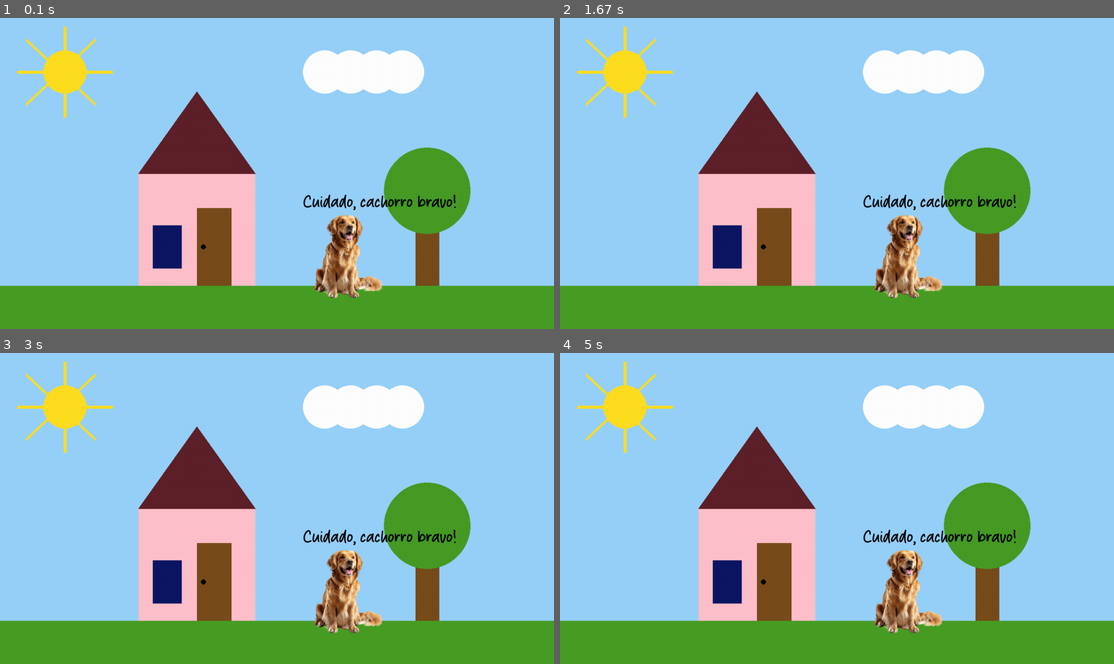
Above: before the commit, frames 1-4 (two rows, left to right).
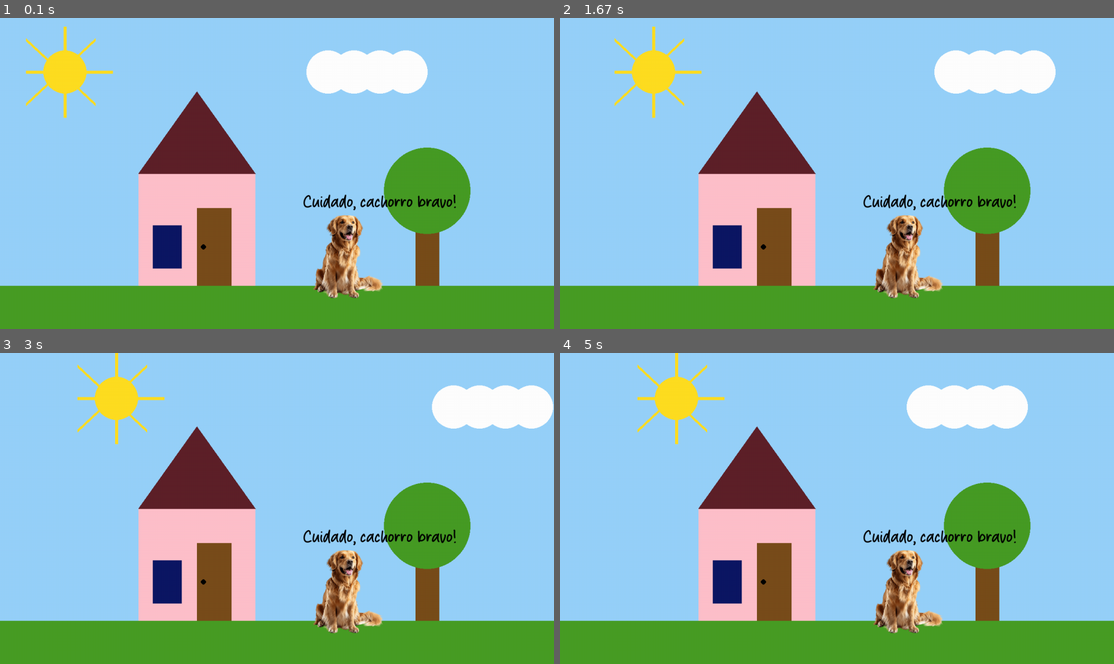
Above: after the commit, the same moments.

Repository: biasferr/intro-ao-pygame
Game: pygame game, started from casinha.py
The game is run twice, just before and just after one commit, with the same random seed, the same clock (stepped at 60 frames per second) and the same inputs.
Inputs (mouse positions are in pixels of both pictures, inside the frame that each line leads up to):
- Up to frame 1 (0.1 s): no input
- Up to frame 2 (1.67 s): press the mouse at (814, 185) at 0.37 s; move the mouse to (914, 176) at 0.47 s; release the mouse at (1014, 164) at 0.6 s; press the mouse at (814, 185) at 0.7 s; move the mouse to (759, 182) at 0.8 s; release the mouse at (704, 176) at 0.93 s; press the mouse at (814, 185) at 1.03 s; move the mouse to (742, 157) at 1.13 s; release the mouse at (665, 126) at 1.27 s; hold Right from 1.33 s (still down)
- Up to frame 3 (3 s): release Right at 1.8 s; hold Up 1.83-2.13 s; hold Right 2.17-2.63 s; hold Left from 2.67 s (still down)
- Up to frame 4 (5 s): release Left at 3.2 s; hold Down 3.23-3.53 s; hold Left 3.57-3.97 s; hold Up 4-4.37 s; hold Right from 4.4 s (still down)

The runs differ from the first frame. In frame 1, 0.3% of the frame differs, in the area x 3-78%, y 10-25%; in frame 2, 5.3%; in frame 3, 7.8%, in the area x 3-100%, y 0-33%; in frame 4, 4.6%.

Commit message:
atualizando casinha ultimate

Diff:
--- a/casinha.py
+++ b/casinha.py
@@ -10,8 +10,9 @@
 cachorro_font= font.Font("Shelter Coffee.otf", 40)
 
 #carregar musica
-mixer.music.load("still-into-you.mp3")
-mixer.music.play(-1)
+
+#audio_tarde = mixer.music.load("still-into-you.mp3")
+#mixer.music.play(-1)
 
 
 window = display.set_mode((1280,720))
@@ -27,6 +28,16 @@
 nuvem_y= 125
 velocidade_nuvem= 100
 background_color= (151, 209, 250)
+sol_x= 150
+sol_y= 125
+velocidade_sol = 200
+manha = (151,209,250)
+tarde = (255, 177, 94)
+noite = (39, 17, 145)
+background_color = (151,209,250)
+estagio = 'manhã'
+
+
 
 while True:
     clock.tick(60)
@@ -35,43 +46,100 @@
         if ev.type == QUIT:
             quit()
             sys.exit()
-        if ev.type == KEYDOWN:
-            tecla = ev.key
-            if background_color == (151,209,250):
-                if tecla == K_SPACE:
-                    background_color = (255, 177, 94)
-            elif background_color == (255, 177, 94):
-                if tecla == K_SPACE:
-                    background_color == (39, 17, 145)
-            elif background_color == (39, 17, 145):
-                if tecla == K_SPACE:
-                    background_color = (151,209,250)
+        if ev.type == MOUSEBUTTONUP:
+            if ev.button == 1:
+                if estagio == 'manhã':
+                    mixer.music.load ("manhã.mp3")
+                    mixer.music.play(-1)
+                    estagio = 'tarde'
+                elif estagio == 'tarde':
+                    mixer.music.load ("tarde.mp3")
+                    mixer.music.play(-1)
+                    estagio = 'noite'
+                elif estagio == 'noite':
+                    mixer.music.load ("noite.mp3")
+                    mixer.music.play (-1)
+                    estagio = 'manhã'
+
+        # if ev.type == KEYDOWN:
+        #     tecla = ev.key
+        #     if background_color == (151,209,250):
+        #         if tecla == K_SPACE:
+        #             background_color = (255, 177, 94)
+        #     elif background_color == (255, 177, 94):
+        #         if tecla == K_SPACE:
+        #             background_color == (39, 17, 145)
+        #     elif background_color == (39, 17, 145):
+        #         if tecla == K_SPACE:
+        #             background_color = (151,209,250)
 
 
-
-    window.fill(background_color)
 
     ##movimentos
     dt= clock.get_time()/1000
     keys= key.get_pressed()
+    mousee = mouse.get_pressed()
+
+    # mudança de audio
 
 
-    # if keys[K_RIGHT]:
-    #     nuvem_x = nuvem_x + velocidade_nuvem * dt
-    # elif keys[K_LEFT]:
-    #     nuvem_x= nuvem_x - velocidade_nuvem * dt
+    #movimento sol
+    if keys[K_RIGHT]:
+        if sol_x >= 1175:
+            sol_x= 1175
+        else:
+            sol_x = sol_x + velocidade_sol * dt
+    elif keys[K_LEFT]:
+        if sol_x <= 100:
+            sol_x = 100
+        else:
+            sol_x= sol_x - velocidade_sol * dt
+    elif keys[K_UP]:
+        if sol_y <= 105:
+            sol_y= 105
+        else:
+            sol_y= sol_y - velocidade_sol * dt
+    elif keys[K_DOWN]:
+        if sol_y >= 740:
+            sol_y= 740
+        else:
+            sol_y= sol_y + velocidade_sol * dt
+
+    #mudança de cor do céu
+    if sol_y < 350:
+        background_color = manha
+    elif sol_y < 650:
+        background_color = tarde
+    else:
+        background_color = noite
 
     #movimento da nuvem
-    nuvem_x_ida = nuvem_x + velocidade_nuvem * dt
-    nuvem_x_volta = - (nuvem_x + velocidade_nuvem * dt)
-    if nuvem_x > 1050:
-        nuvem_x_volta
+    nuvem_x = nuvem_x + velocidade_nuvem * dt
+    if nuvem_x >= 1050:
+        velocidade_nuvem = velocidade_nuvem * (-1)
+    elif nuvem_x <= 50:
+        velocidade_nuvem = velocidade_nuvem * (-1)
 
-    elif nuvem_x <50:
-        nuvem_x= 50
 
 
     ##desenhos
+    window.fill(background_color)
+
+    #desenhar sol
+    draw.circle(window, (255,222,33), (sol_x,sol_y),(50))
+    draw.line(window,(255,222,33),(sol_x,sol_y + 105), (sol_x,sol_y - 105),(7))
+    draw.line(window,(255,222,33), (sol_x - 90,sol_y), (sol_x + 110,sol_y),(7))
+    draw.line(window, (255,222,33),(sol_x - 90, sol_y - 75), (sol_x + 70,sol_y + 75),(7))
+    draw.line(window, (255,222,33),(sol_x + 70, sol_y - 75), (sol_x - 90,sol_y + 75),(7))
+
+
+    #desenhar nuvem
+    draw.circle(window,(255,255,255),(nuvem_x,nuvem_y),50)
+    draw.circle(window,(255,255,255),(nuvem_x + 60,nuvem_y),50)
+    draw.circle(window,(255,255,255),(nuvem_x + 120,nuvem_y),50)
+    draw.circle(window,(255,255,255),(nuvem_x + 180,nuvem_y),50)
+
+
     #desenhando casa
     draw.rect(window,(72, 157, 37), (0,620,1280,100))
     draw.rect(window,(255,192,203), (320,360,270,260))
@@ -84,18 +152,9 @@
     draw.rect(window, (120, 77, 26), (960,360,55,260))
     draw.circle(window,(71, 156, 37),(987,400), 100)
 
-    #desenhar sol
-    draw.circle(window, (255,222,33), (150,125),(50))
-    draw.line(window,(255,222,33),(150,230), (150,20),(7))
-    draw.line(window,(255,222,33), (40,125), (260,125),(7))
-    draw.line(window, (255,222,33),(60,50), (220,200),(7))
-    draw.line(window, (255,222,33),(220,50), (60,200),(7))
 
-    #desenhar nuvem
-    draw.circle(window,(255,255,255),(nuvem_x,nuvem_y),50)
-    draw.circle(window,(255,255,255),(nuvem_x + 60,nuvem_y),50)
-    draw.circle(window,(255,255,255),(nuvem_x + 120,nuvem_y),50)
-    draw.circle(window,(255,255,255),(nuvem_x + 180,nuvem_y),50)
+
+
 
     #desenhar imagens
     window.blit(cachorro_img,(700,450))
Not shown, added: manhã.mp3
Not shown, added: noite.mp3
Not shown, added: tarde.mp3
